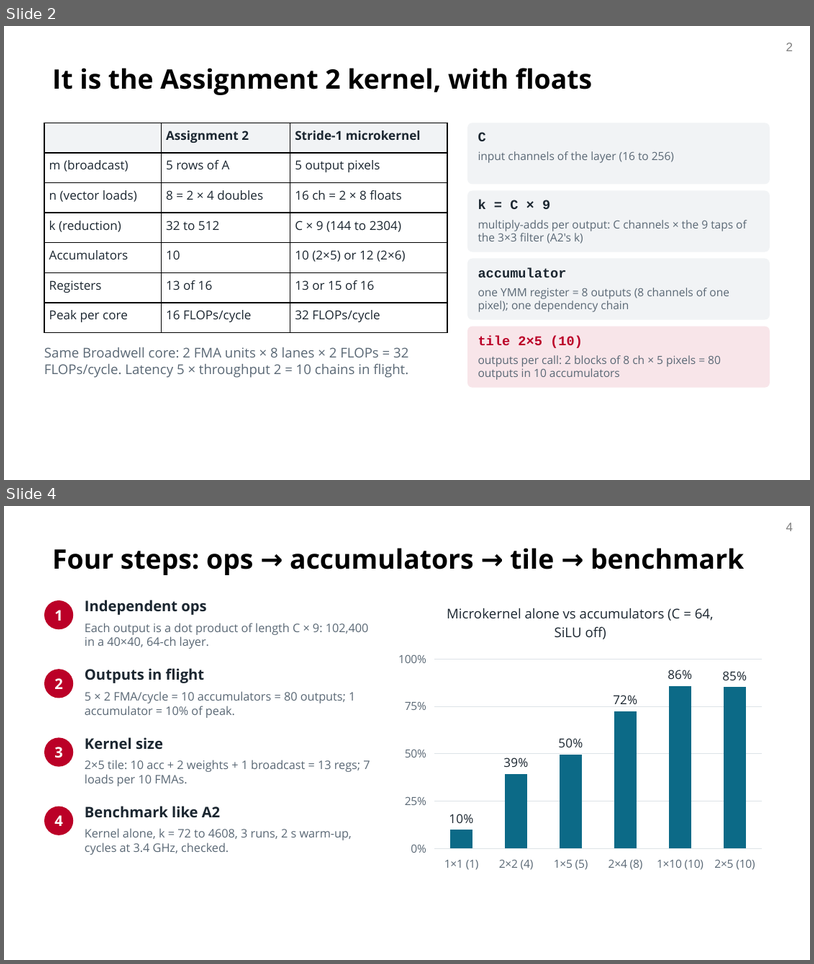
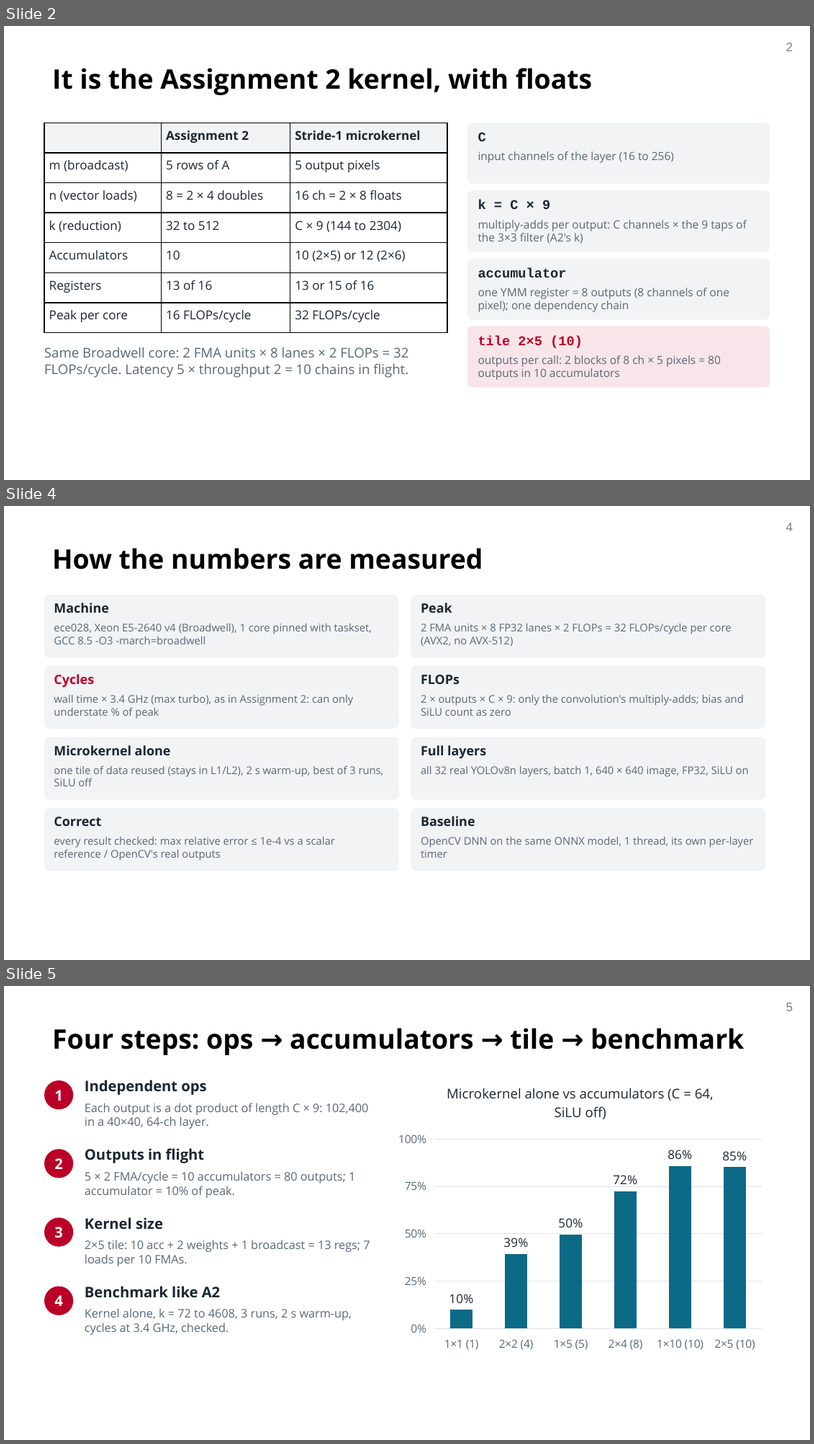
Before and after one commit to OTANK10/fast-yolov8-broadwell, a slide deck: docs/milestone/om/slides/om_mid_presentation_cmu.pptx. Shown one above the other, each under a label of ours: slides 2 and 4 before the commit, slides 2, 4 and 5 after it; the slides between them are not shown. The pictures are 814x964 and 814x1444 pixels, drawn with LibreOffice and Linux fonts; fonts in the diff are those of the drawing; background and template pictures are left out. Boxes give left, top, right and bottom in pixels: in the first picture for what was removed or moved away, otherwise in the second. Text is boxed around its words. In the diff, an @@ line names an element or a change of style, - is before the commit and + after.

```diff
--- a/docs/milestone/om/slides/om_mid_presentation_cmu.pptx
+++ b/docs/milestone/om/slides/om_mid_presentation_cmu.pptx
@@ slide 4 added at [4,506,810,960], background #FFFFFF; not listed: 1 template element that a slide beside it also shows @@
@@ title added at [52,548,483,569], 24 pt, text #000000, bold @@
+How the numbers are measured
@@ rounded rectangle added at [44,595,399,658], fill #F1F3F5 @@
@@ text added at [54,602,108,613], 11.5 pt, text #1B2630, bold @@
+Machine
@@ rounded rectangle added at [412,595,766,658], fill #F1F3F5 @@
@@ text added at [421,602,453,613], 11.5 pt, text #1B2630, bold @@
+Peak
@@ text added at [54,623,372,644], 9.5 pt, text #5A6875 @@
+ece028, Xeon E5-2640 v4 (Broadwell), 1 core pinned with taskset, GCC 8.5 -O3 -march=broadwell
@@ text added at [421,623,732,646], 9.5 pt, text #5A6875 @@
+2 FMA units × 8 FP32 lanes × 2 FLOPs = 32 FLOPs/cycle per core (AVX2, no AVX-512)
@@ rounded rectangle added at [44,666,399,728], fill #F1F3F5 @@
@@ text added at [54,674,94,687], 11.5 pt, text #BB0027, bold @@
+Cycles
@@ rounded rectangle added at [412,666,766,728], fill #F1F3F5 @@
@@ text added at [421,674,460,684], 11.5 pt, text #1B2630, bold @@
+FLOPs
@@ text added at [54,695,353,718], 9.5 pt, text #5A6875 @@
+wall time × 3.4 GHz (max turbo), as in Assignment 2: can only understate % of peak
@@ text added at [421,695,744,716], 9.5 pt, text #5A6875 @@
+2 × outputs × C × 9: only the convolution's multiply-adds; bias and SiLU count as zero
@@ rounded rectangle added at [44,736,399,800], fill #F1F3F5 @@
@@ rounded rectangle added at [412,736,766,800], fill #F1F3F5 @@
@@ text added at [54,745,171,755], 11.5 pt, text #1B2630, bold @@
+Microkernel alone
@@ text added at [421,745,486,759], 11.5 pt, text #1B2630, bold @@
+Full layers
@@ text added at [54,765,384,786], 9.5 pt, text #5A6875 @@
+one tile of data reused (stays in L1/L2), 2 s warm-up, best of 3 runs, SiLU off
@@ text added at [421,766,749,777], 9.5 pt, text #5A6875 @@
+all 32 real YOLOv8n layers, batch 1, 640 × 640 image, FP32, SiLU on
@@ rounded rectangle added at [44,808,399,870], fill #F1F3F5 @@
@@ rounded rectangle added at [412,808,766,870], fill #F1F3F5 @@
@@ text added at [54,816,101,826], 11.5 pt, text #1B2630, bold @@
+Correct
@@ text added at [421,816,476,826], 11.5 pt, text #1B2630, bold @@
+Baseline
@@ text added at [54,836,335,860], 9.5 pt, text #5A6875 @@
+every result checked: max relative error ≤ 1e-4 vs a scalar reference / OpenCV's real outputs
@@ text added at [421,836,754,857], 9.5 pt, text #5A6875 @@
+OpenCV DNN on the same ONNX model, 1 thread, its own per-layer timer
@@ what was slide 4 is now slide 5 @@
@@ page number at [787,1003,794,1011]: text changed @@
-4
+5
```
Also in this commit, not shown: 1 slide changed, 3 other slides added, 2 slides removed, 1 other file.
